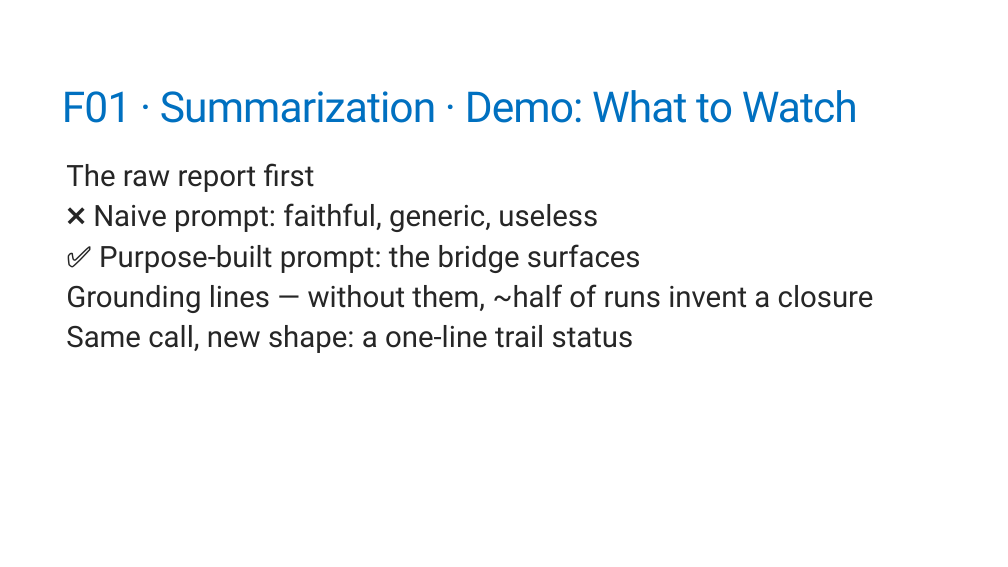
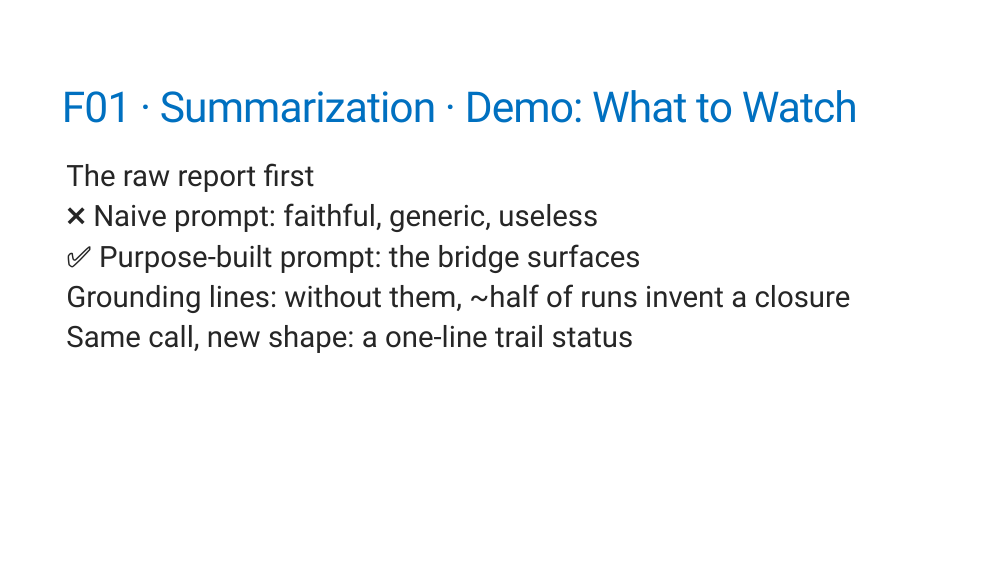
Before and after one commit to trailheadtechnology/10-ai-features-workshop, a slide deck: slide 8 of docs/slides/pptx/M1-understanding.pptx. Drawn at 1008x567 pixels with LibreOffice and Linux fonts; fonts in the diff are those of the drawing. Boxes give left, top, right and bottom in pixels: in the first picture for what was removed or moved away, otherwise in the second. Text is boxed around its words. In the diff, an @@ line names an element or a change of style, - is before the commit and + after.

```diff
--- a/docs/slides/pptx/M1-understanding.pptx
+++ b/docs/slides/pptx/M1-understanding.pptx
@@ text at [66,284,851,313]: text changed @@
-  Grounding lines — without them, ~half of runs invent a closure
+  Grounding lines: without them, ~half of runs invent a closure
```
Also in this commit, not shown: 3 other slides changed, 16 other files.
